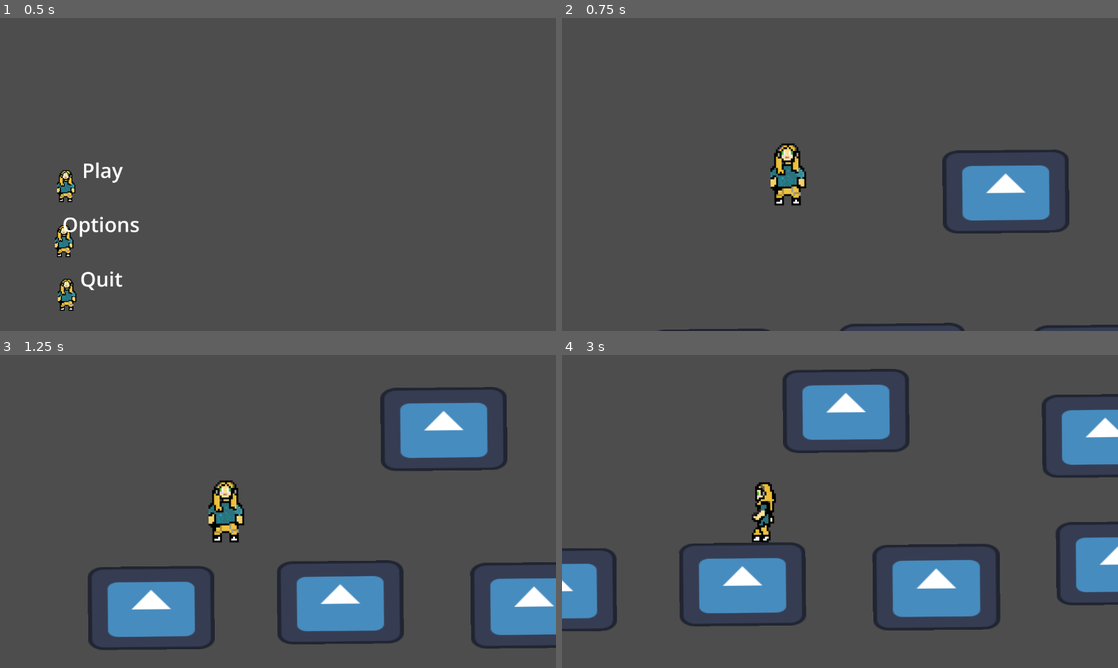
Above: before the commit, frames 1-4 (two rows, left to right).
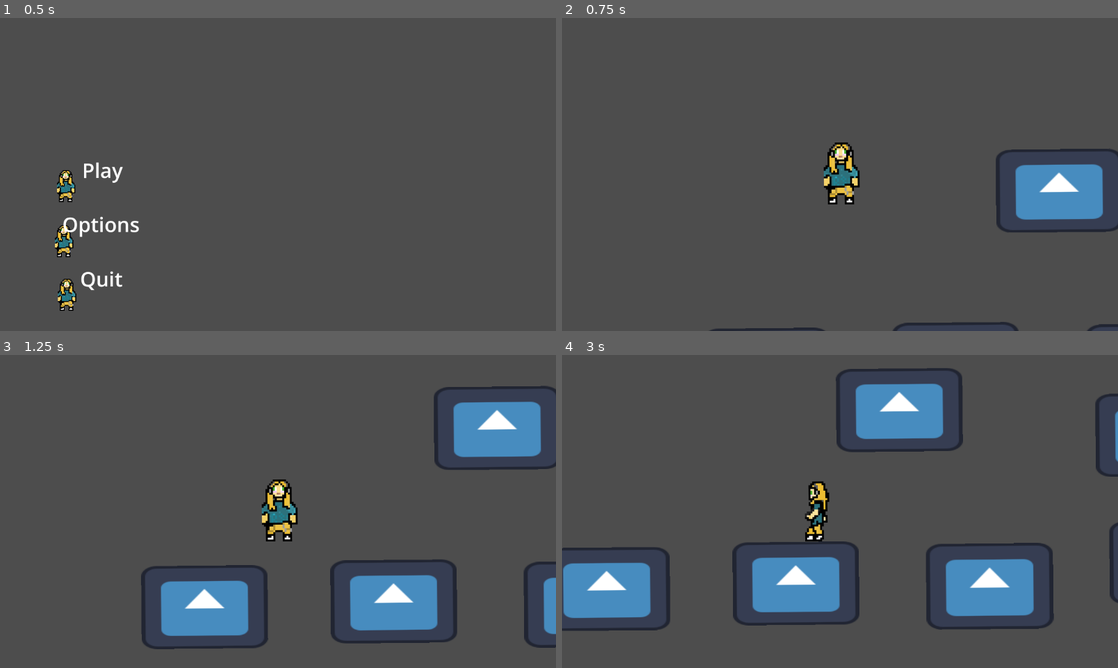
Above: after the commit, the same moments.

Repository: TalesMarc/AngelaCultoRepository
Game: Godot game, scene res://inicio.tscn
Two runs of this game, one before a commit and one after it. Both use one fixed random seed, a clock stepped at 60 frames per second and the inputs below. The engine's default icon, where the game draws it, is replaced by a stand-in: a white triangle on a blue panel in a dark square.
Inputs:
- Up to frame 1 (0.5 s): no input
- Up to frame 2 (0.75 s): click "Play" at 0.5 s
- Up to frame 3 (1.25 s): no input
- Up to frame 4 (3 s): hold D (move_right) 1.28-2.78 s; tap Space (jump) at 1.52, 2.27 s; hold A (move_left) from 2.78 s (still down)

Frame 1 is identical in both runs. In frame 2, 6.7% of the frame differs, in the area x 17-100%, y 39-100%; in frame 3, 17%; in frame 4, 21%, in the area x 0-100%, y 4-88%.

Commit message:
Atualização automática do projeto

Diff:
--- a/node_2d.tscn
+++ b/node_2d.tscn
@@ -111,7 +111,7 @@
 shape = SubResource("RectangleShape2D_epypp")
 
 [node name="Camera2D" type="Camera2D" parent="CharacterBody2D2"]
-position = Vector2(-74.0533, -199.783)
+position = Vector2(-188.068, -198.913)
 offset = Vector2(300, 300)
 zoom = Vector2(0.97, 0.97)
 drag_horizontal_enabled = true
